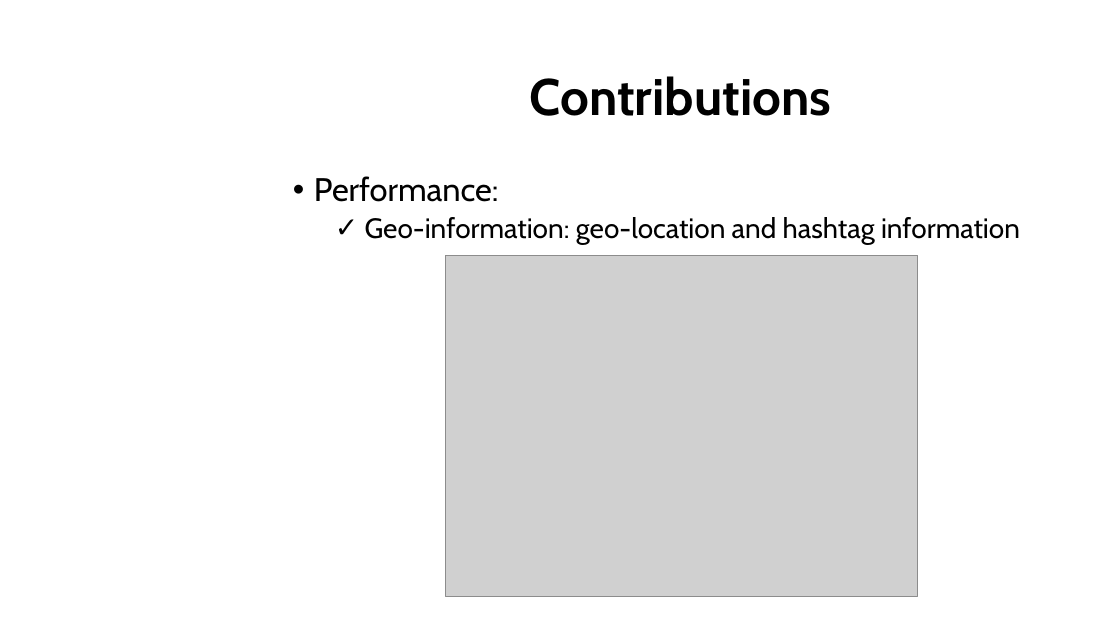
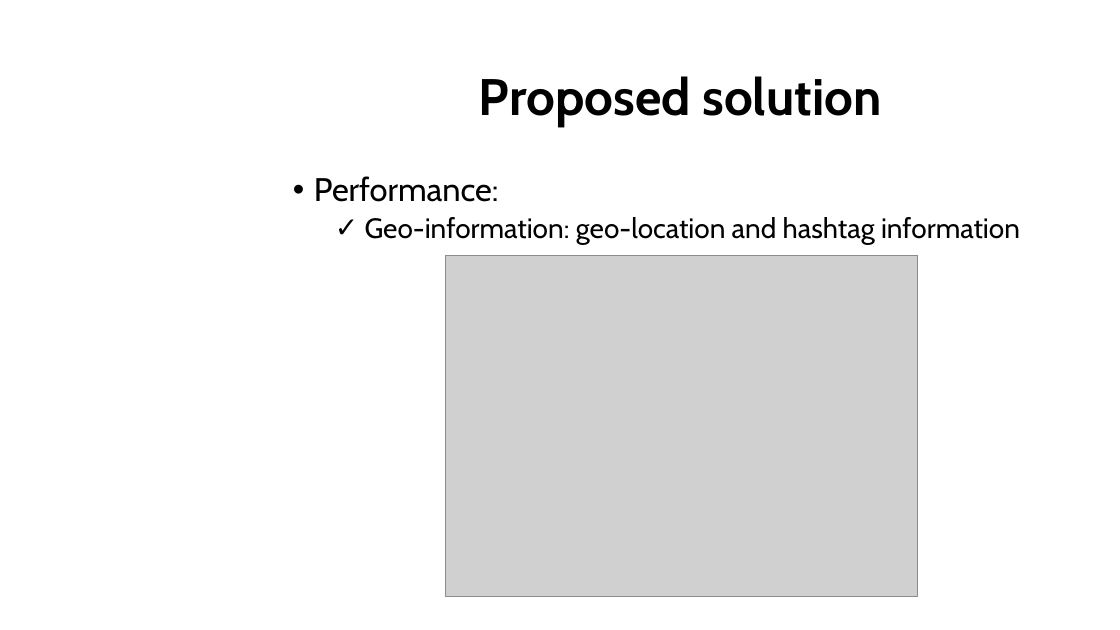
Before and after one commit to dungdovu/DGA1031, a slide deck: slide 18 of DGA1031/What is it.pptx (slide 13 before the commit). Drawn at 1120x630 pixels with LibreOffice and Linux fonts; fonts in the diff are those of the drawing; grey boxes stand for pictures; background and template pictures are left out. Boxes give left, top, right and bottom in pixels: in the first picture for what was removed or moved away, otherwise in the second. Text is boxed around its words. In the diff, an @@ line names an element or a change of style, - is before the commit and + after.

```diff
--- a/DGA1031/What is it.pptx
+++ b/DGA1031/What is it.pptx
@@ title at [479,76,881,126]: text changed @@
-Contributions
+Proposed solution
```
Also in this commit, not shown: 14 other slides changed, 7 slides added, 2 slides removed, 8 other files.
